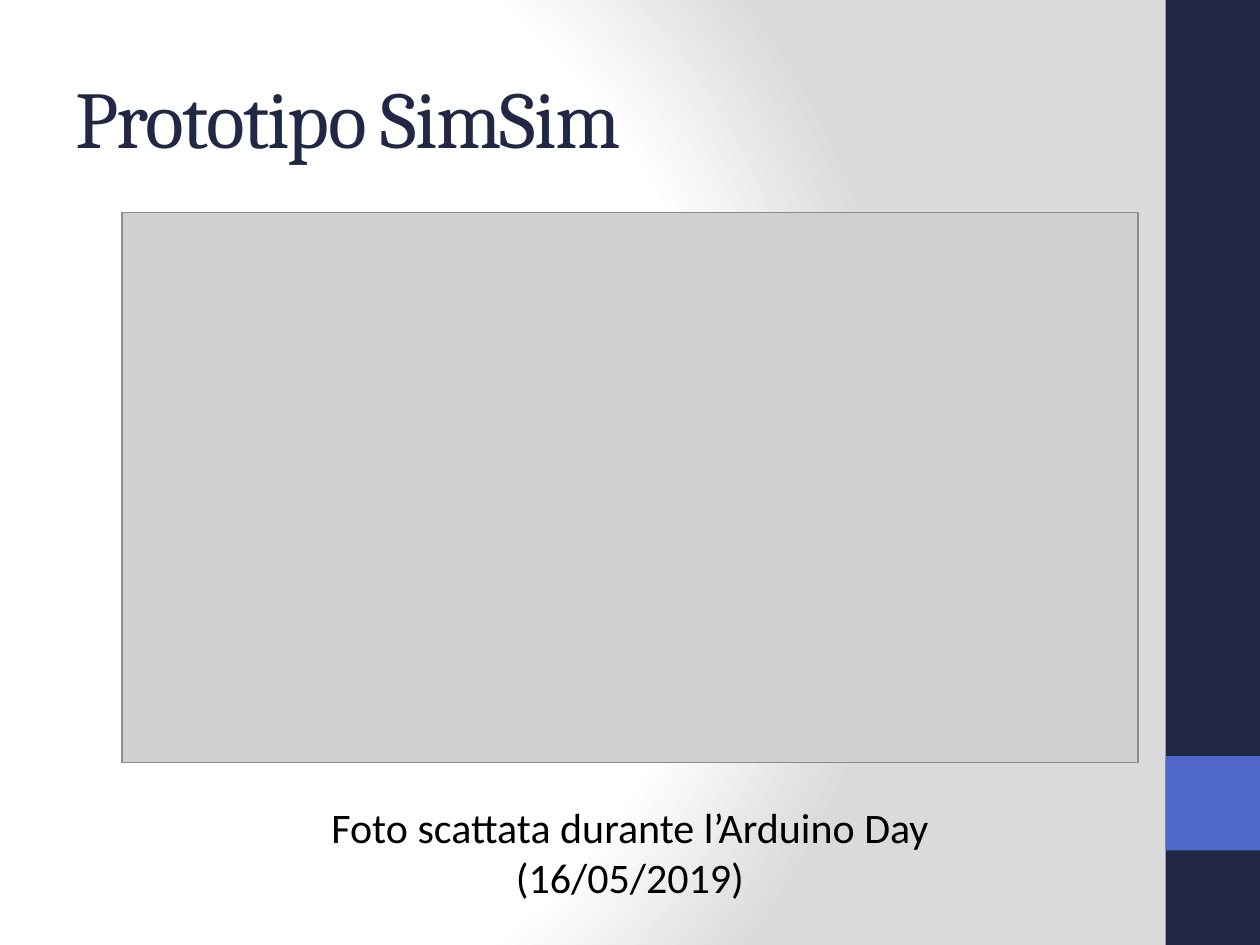
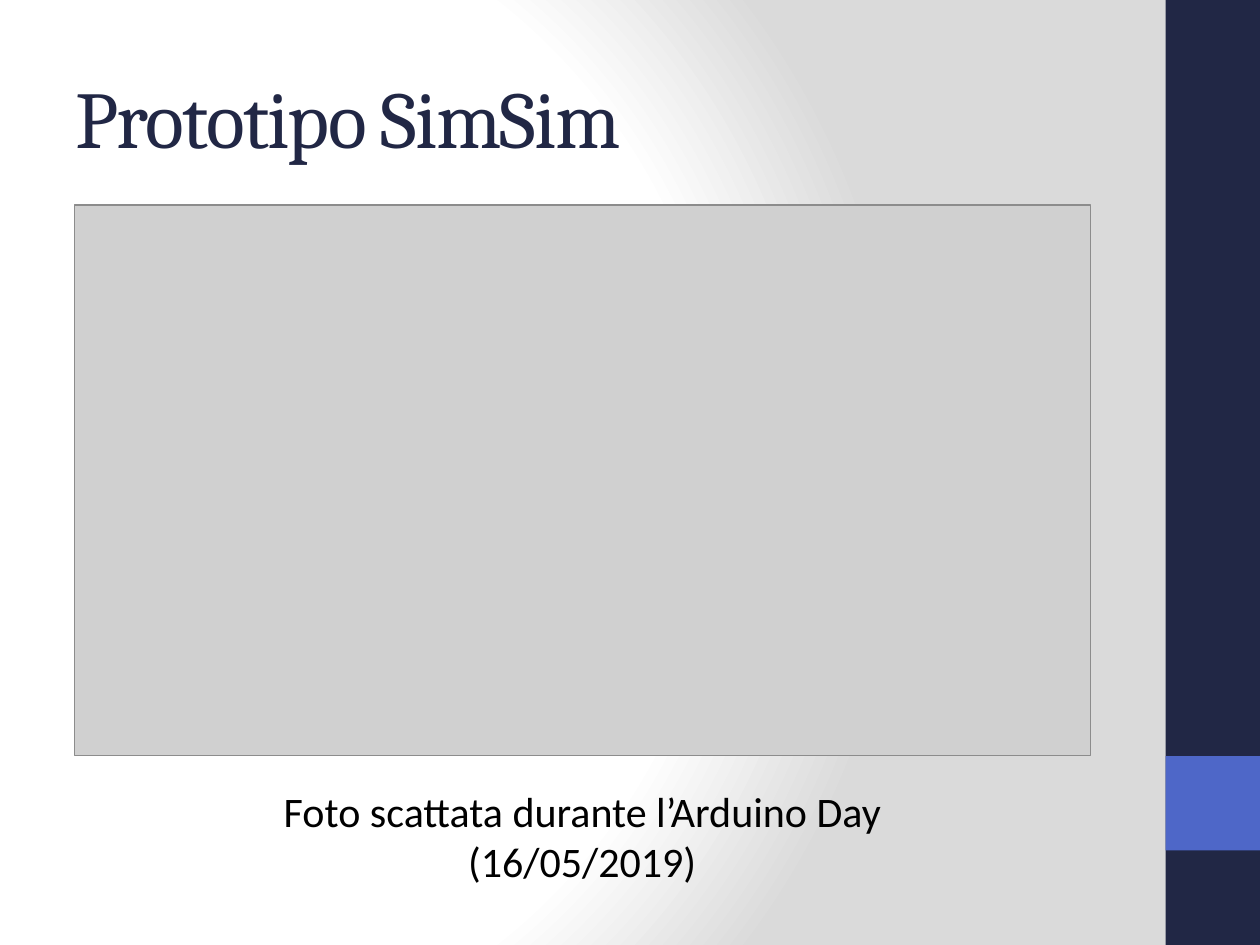
Before and after one commit to Jolsty/SimSim, a slide deck: slide 10 of Tesi_Sistema_Accessi_IoT_Andrei_Ciulpan_872394/presentazione/Sistema Accessi IoT.pptx. Drawn at 1260x945 pixels with LibreOffice and Linux fonts; fonts in the diff are those of the drawing; grey boxes stand for pictures. Boxes give left, top, right and bottom in pixels: in the first picture for what was removed or moved away, otherwise in the second. Text is boxed around its words. In the diff, an @@ line names an element or a change of style, - is before the commit and + after.

```diff
--- a/Tesi_Sistema_Accessi_IoT_Andrei_Ciulpan_872394/presentazione/Sistema Accessi IoT.pptx
+++ b/Tesi_Sistema_Accessi_IoT_Andrei_Ciulpan_872394/presentazione/Sistema Accessi IoT.pptx
@@ picture: place and size @@
-picture at [122, 213, 1138, 764]
+picture at [74, 205, 1090, 756]
@@ text "Foto scattata durante l’Arduino Day ...": place and size @@
-text "Foto scattata durante l’Arduino Day ..." at [331, 813, 928, 899]
+text "Foto scattata durante l’Arduino Day ..." at [284, 797, 881, 883]
```
Also in this commit, not shown: 6 other slides changed, 1 slide added, 1 slide removed, 24 other files.
